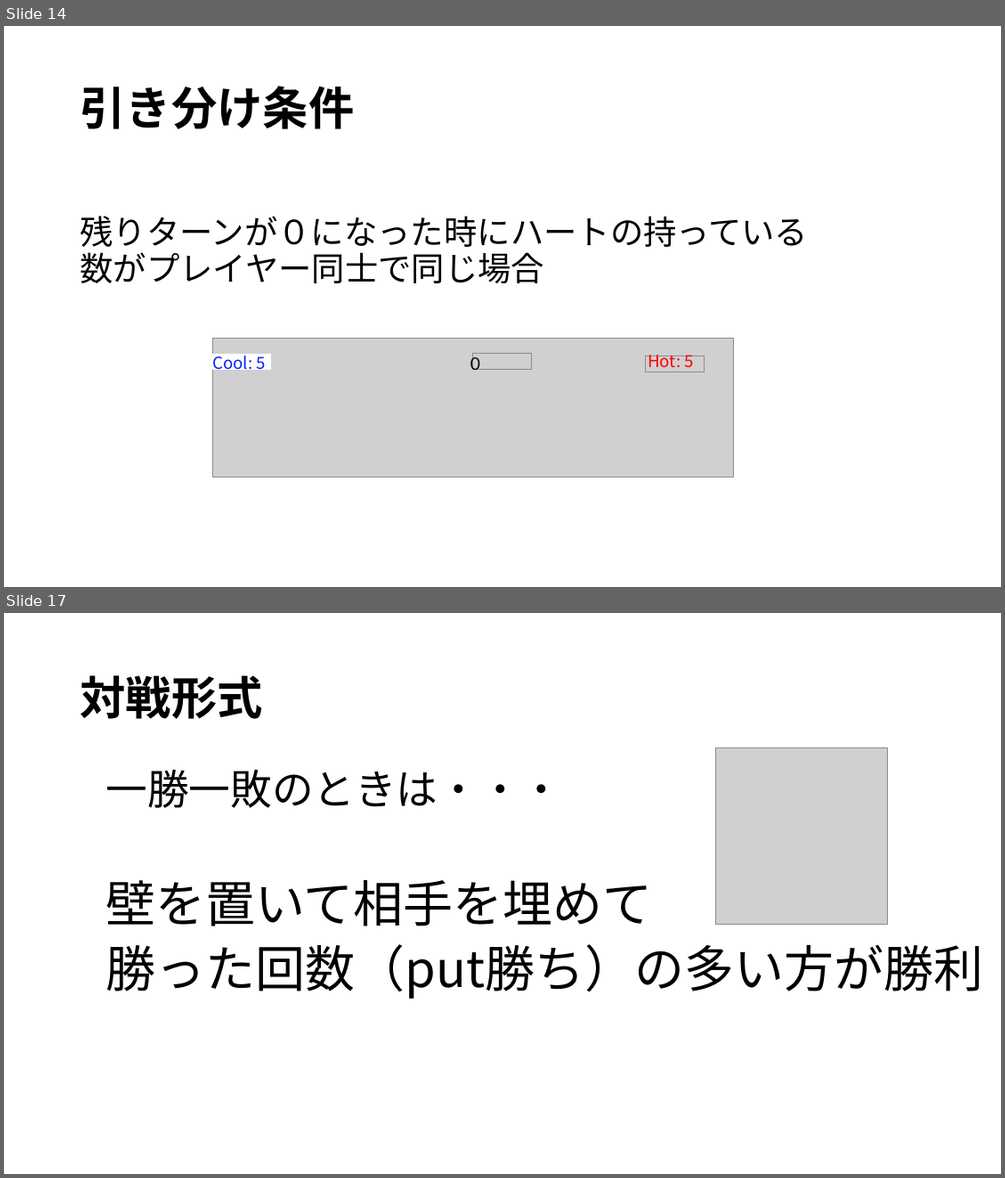
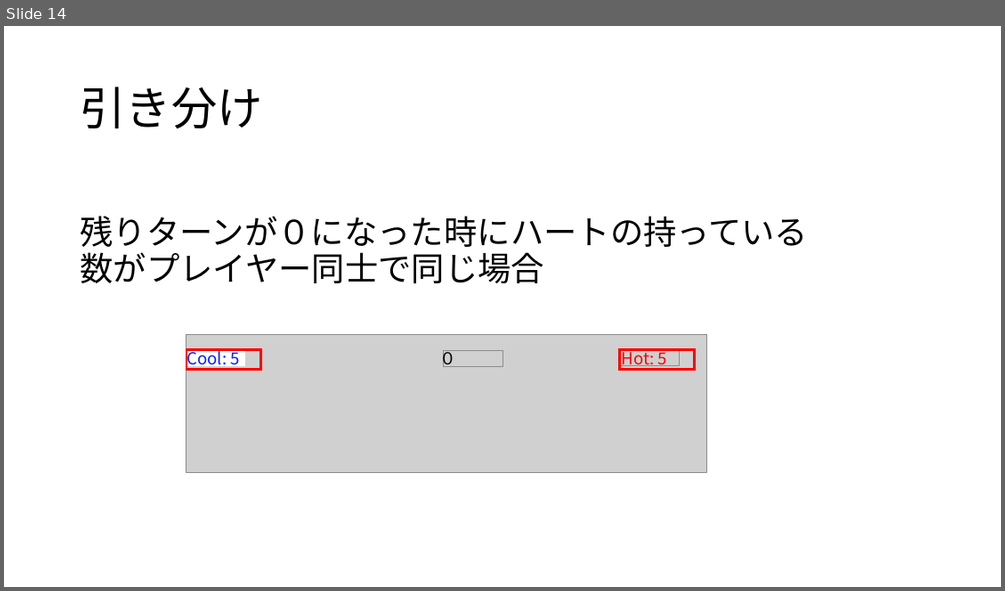
Before and after one commit to noko1024/ChaserDoc, a slide deck: New_U-16.pptx. Shown one above the other, each under a label of ours: slides 14 and 17 before the commit, slide 14 after it; the slides between them are not shown. The pictures are 1005x1178 and 1005x591 pixels, drawn with LibreOffice and Linux fonts; fonts in the diff are those of the drawing; grey boxes stand for pictures. Boxes give left, top, right and bottom in pixels: in the first picture for what was removed or moved away, otherwise in the second. Text is boxed around its words. In the diff, an @@ line names an element or a change of style, - is before the commit and + after.

```diff
--- a/New_U-16.pptx
+++ b/New_U-16.pptx
@@ slide 17 removed at (4, 613, 1001, 1174), background #FFFFFF @@
@@ title removed at (81, 675, 263, 719) @@
-対戦形式
@@ text removed at (106, 770, 984, 998) @@
-一勝一敗のときは・・・
-壁を置いて相手を埋めて
-勝った回数（put勝ち）の多い方が勝利
@@ picture removed at (715, 747, 887, 924) @@
@@ slide 14 changed as well @@
@@ title at (80, 87, 262, 129): text changed; bold off @@
-引き分け条件
+引き分け
@@ 3 texts, 2 pictures, 1 rectangle: place and size @@
-3 texts, 2 pictures, 1 rectangle at (212, 338, 733, 477)
+3 texts, 2 pictures, 1 rectangle at (186, 335, 707, 473)
@@ rectangle added at (186, 350, 261, 370), outline #FF0000 2.25 pt @@
@@ picture: place and size @@
-picture at (472, 354, 531, 370)
+picture at (443, 351, 502, 366)
@@ rectangle added at (619, 350, 695, 370), outline #FF0000 2.25 pt @@
```
Also in this commit, not shown: 13 other slides changed, 2 slides added, 5 other slides removed.
